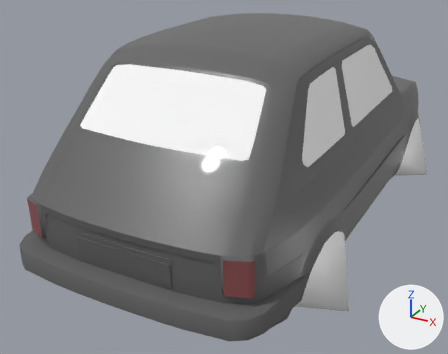
The Blender file Art/Vehicles/126p.blend, before and after one commit.
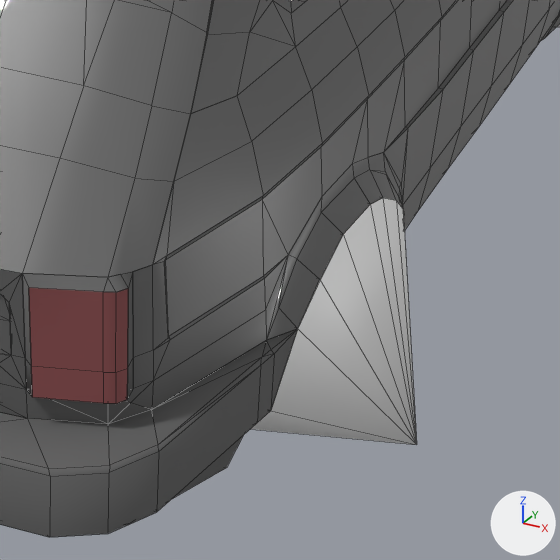
The first picture shows the older version from a 50 mm lens placed at (1.5, -3.32, 1.39), pointed at (-0.15, -0.32, -0.11). The close-ups show the older and then the newer version on the part from 48% to 88% of the width and 47% to 99% of the height of that picture. Only the edits that show in the close-ups are written down. Lighting does not change. The marker at lower right points along +X, +Y and +Z. The close-ups show mesh edges as thin lines.

The older version as bpy lines, for what is in view:
```python
me_plane = bpy.data.meshes.new('Plane')
me_plane.from_pydata(...)  # 2850 vertices, 1958 faces, 3 loose edges; spans x -0.83..0.83, y -1.59..1.45, z -0.38..0.79
me_plane.materials.append(mat_body)  # dark grey #636363
me_plane.materials.append(mat_glass_mask)  # white #ffffff
me_plane.materials.append(mat_molding)  # dark grey #636363
me_plane.materials.append(mat_plainnothing)
me_plane.materials.append(mat_reflector)  # pale yellow #fffbe2
me_plane.materials.append(mat_dullplastic)  # dark grey #636363
me_plane.materials.append(mat_chrome)  # dark grey #636363
me_plane.materials.append(mat_carbottom)  # white #ffffff
me_plane.materials.append(mat_taillights)  # brown #8f5052
me_plane.materials.append(mat_blinkers)  # dark grey #636363
me_plane.materials.append(mat_thrusterinside)  # dark grey #636363
me_plane.materials.append(mat_glass)  # white #ffffff
me_plane.materials.append(mat_thruster)  # white #ffffff
ob_car = bpy.data.objects.new('car', me_plane)
ob_car.location = (0.0, 0.0, 0.0)
```
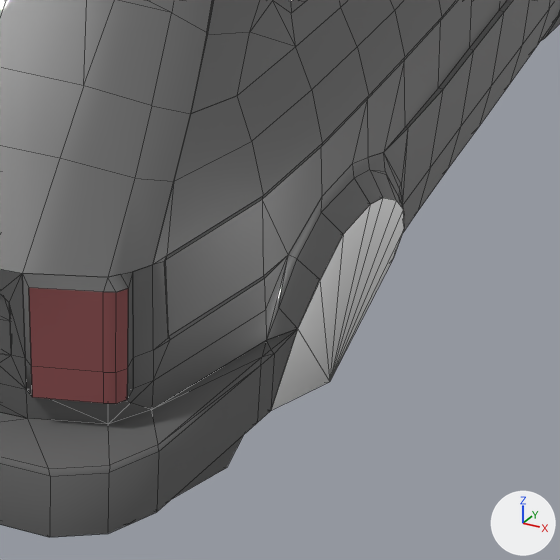
What differs and where, as boxes (x1, y1, x2, y2) in the close-ups (560 x 560 px; the box of a moved part takes in the faces that stretch with it):
```json
{"part": 1, "of": "me_plane", "change": "moved or reshaped", "before": [251, 198, 417, 445], "after": [271, 198, 404, 410]}
```

Edits to the scene script, one JSON object a line:
```json
{"block": "me_plane", "where": "# used by ob_car; location = (0.0, 0.0, 0.0)"}
{"op": "remove", "block": "me_plane", "code": "me_plane.from_pydata(...)  # 2850 vertices, 1958 faces, 3 loose edges; spans x -0.83..0.83, y -1.59..1.45, z -0.38..0.79"}
{"op": "add", "block": "me_plane", "code": "me_plane.from_pydata(...)  # 2850 vertices, 1958 faces, 3 loose edges; spans x -0.78..0.72, y -1.59..1.45, z -0.33..0.79"}
{"block": "me_plane", "change": "me_plane part 1"}
{"op": "set", "path": "me_plane.vertices[2849].co", "old": "(0.83, -0.88, -0.38)", "new": "(0.68, -0.86, -0.33)", "note": "pixel (416, 444) -> pixel (329, 381)"}
{"block": "me_plane", "change": "other edits to the shape of me_plane do not show in these pictures"}
```
